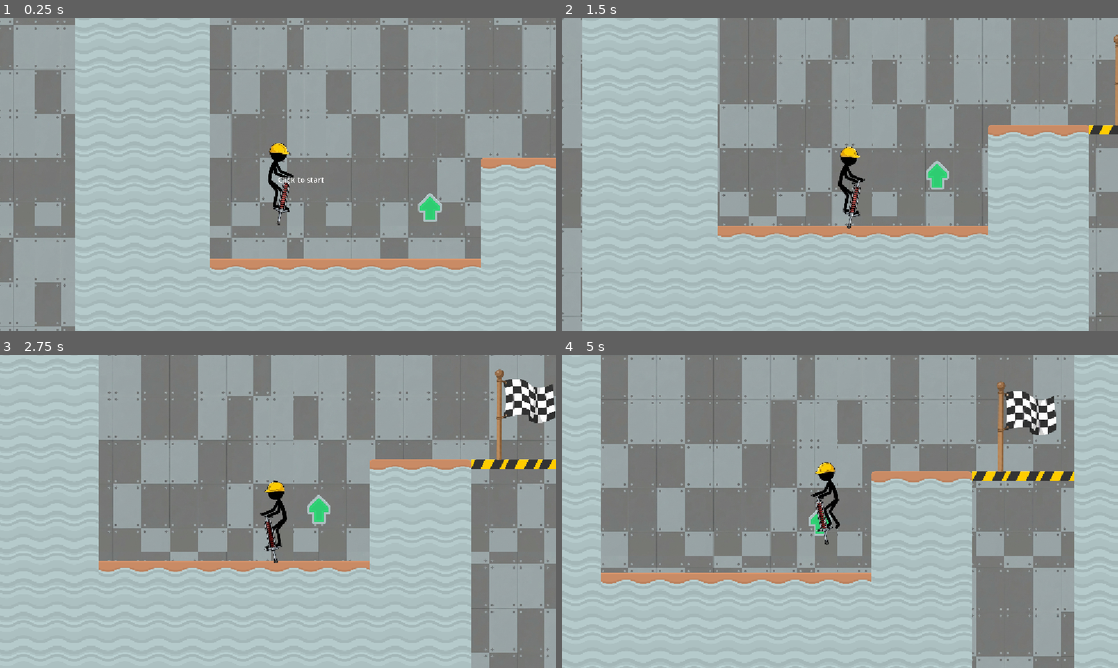
Above: before the commit, frames 1-4 (two rows, left to right).
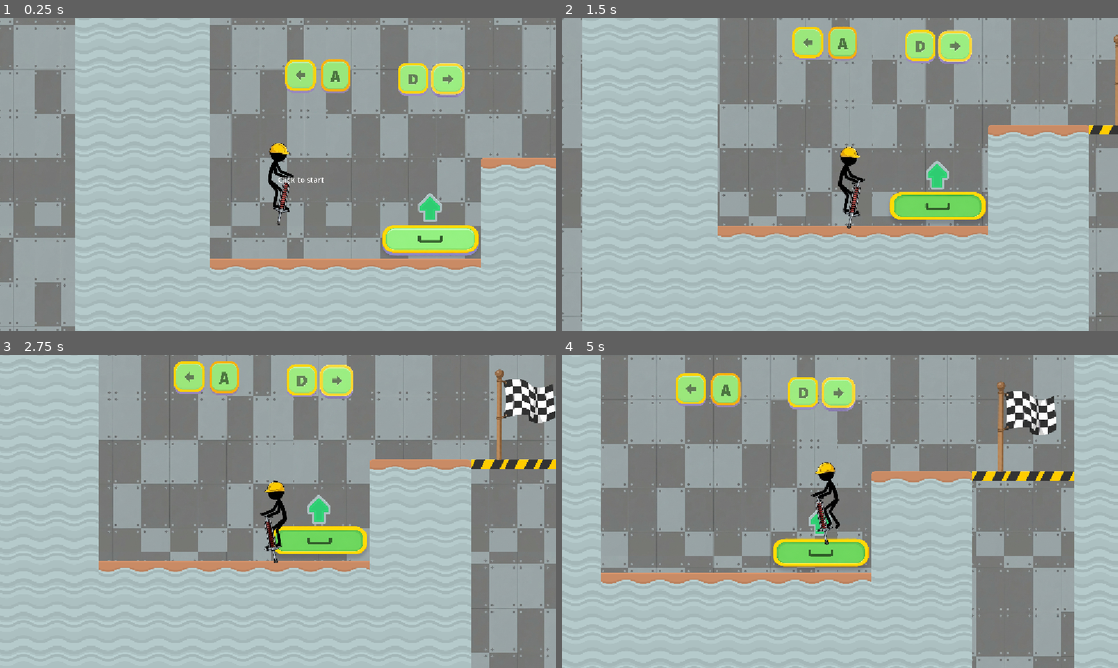
Above: after the commit, the same moments.

Repository: Ricardo646-lab/PogoPat
Game: Godot game, scene res://Scenes/Level1.tscn
Two runs of this game, one before a commit and one after it. Both use one fixed random seed, a clock stepped at 60 frames per second and the inputs below.
Inputs (mouse positions are in pixels of both pictures, inside the frame that each line leads up to):
- Up to frame 1 (0.25 s): no input
- Up to frame 2 (1.5 s): tap Enter at 0.5 s; move the mouse to (962, 158) at 0.52 s; hold D (move_right) from 0.53 s (still down); click (962, 158) at 0.67 s; tap Space (charge_jump) at 0.77 s; move the mouse to (728, 190) at 1.27 s
- Up to frame 3 (2.75 s): tap Space (charge_jump) at 1.52 s; move the mouse to (333, 442) at 2.02 s; release D (move_right) at 2.03 s; hold A (move_left) from 2.03 s (still down)
- Up to frame 4 (5 s): move the mouse to (812, 574) at 2.77 s; release A (move_left) at 2.78 s; hold D (move_right) 2.78-4.28 s; click (812, 574) at 2.92 s; tap Space (charge_jump) at 3.02, 3.77, 4.52 s; move the mouse to (1006, 558) at 3.52 s; move the mouse to (673, 464) at 4.27 s; hold A (move_left) from 4.28 s (still down)

The runs differ from the first frame. In frame 1, 3.8% of the frame differs, in the area x 51-87%, y 13-76%; in frame 2, 3.7%; in frame 3, 3.6%; in frame 4, 3.8%.

Commit message:
Changing Layer Order

Diff:
--- a/Scenes/Level1.tscn
+++ b/Scenes/Level1.tscn
@@ -717,7 +717,7 @@
 autoplay = "default"
 
 [node name="Background" type="Parallax2D" parent="." unique_id=1421622748]
-z_index = -1
+z_index = -2
 scroll_scale = Vector2(0.3, 0.3)
 repeat_size = Vector2(1205, 880)
 repeat_times = 4
Not shown: 1 places in Scenes/Level1.tscn that only renumber resources
